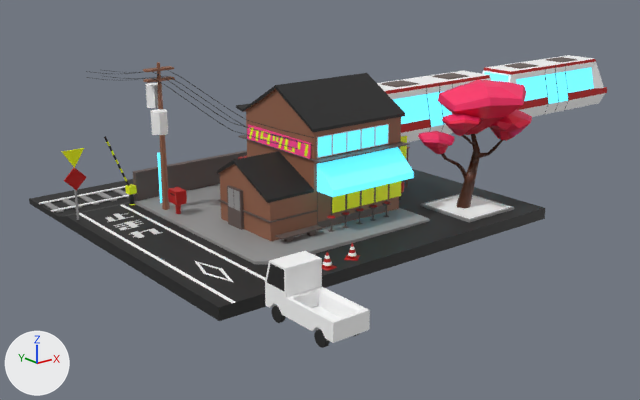
The glTF model public/gltf/paysage.gltf, before and after one commit.
The view is the same before and after, from a 50 mm camera at (-21.6, -30.6, 10.8) aimed at (5.1, 2.8, -2.5). Every picture has the same lights, and +X, +Y and +Z are marked at lower left. Where no turn or scale is listed for an object, it has been applied to the vertices. Vertices at the same position are counted once.

Names of what the first picture shows: 'car', 'cone.001', 'earth', 'fleats', 'house', 'poteau', 'road', 'roadstrip', 'three', 'trottoir.001', 'wagon', 'wall', 'windows'.
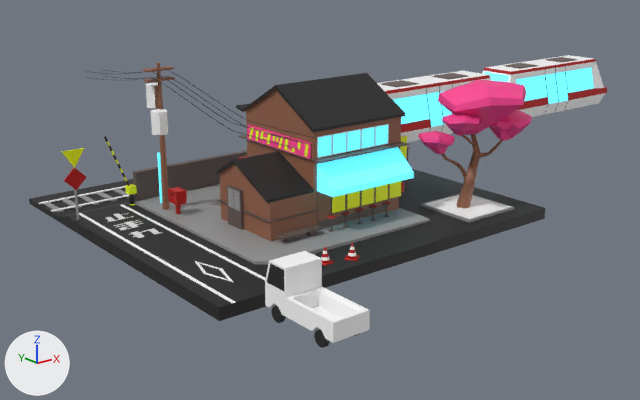
Changed parts and their boxes [x1, y1, x2, y2] in the pictures (640 x 400 px):
```json
{"object": "fleats", "change": "recoloured", "before": [418, 80, 532, 154], "after": [418, 80, 532, 154]}
{"object": "three", "change": "recoloured", "before": [441, 134, 503, 208], "after": [441, 134, 503, 208]}
{"object": "cone.001", "change": "reshaped, moved", "before": [322, 252, 337, 271], "after": [321, 247, 335, 266], "on screen": "6% narrower"}
```

Scene script edits in JSON lines:
```json
{"block": "me_fleats", "where": "me_fleats.from_pydata(...)  # 163 vertices, 310 faces; spans x 5.12..9.56, y -7.38..-3.17, z 1.07..4.35"}
{"block": "me_fleats", "where": "# used by ob_fleats; location = (0.0, 0.0, 0.0)"}
{"op": "remove", "block": "me_fleats", "code": "me_fleats.materials.append(mat_cerise_001)"}
{"block": "me_fleats", "change": "me_fleats part 1: vertex colours changed"}
{"op": "add", "block": "me_fleats", "code": "me_fleats.materials.append(mat_cerise)  # pink #ff4193"}
{"block": "me_three", "where": "me_three.from_pydata(...)  # 104 vertices, 179 faces; spans x 5.98..8.33, y -6.14..-3.97, z -1.25..2.57"}
{"op": "remove", "block": "me_three", "code": "me_three.materials.append(mat_lightbrown_001)"}
{"op": "add", "block": "me_three", "code": "me_three.materials.append(mat_lightbrown)  # brown #94624a"}
{"op": "set", "path": "ob_cone_001", "old": "bpy.data.objects.new('cone.001', me_cone)", "new": "bpy.data.objects.new('cone.001', me_cone_001)"}
{"op": "set", "path": "ob_cone_001.location", "old": "(0.0, 0.0, 0.0)", "new": "(-2.05, -6.48, -1.01)"}
```
